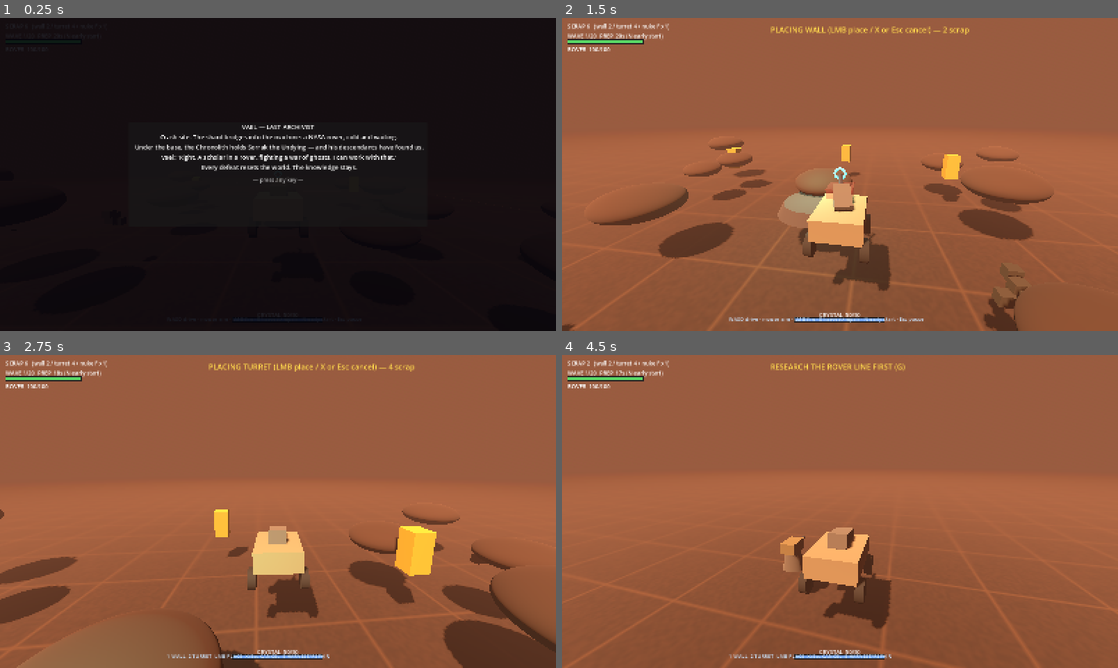
Above: before the commit, frames 1-4 (two rows, left to right).
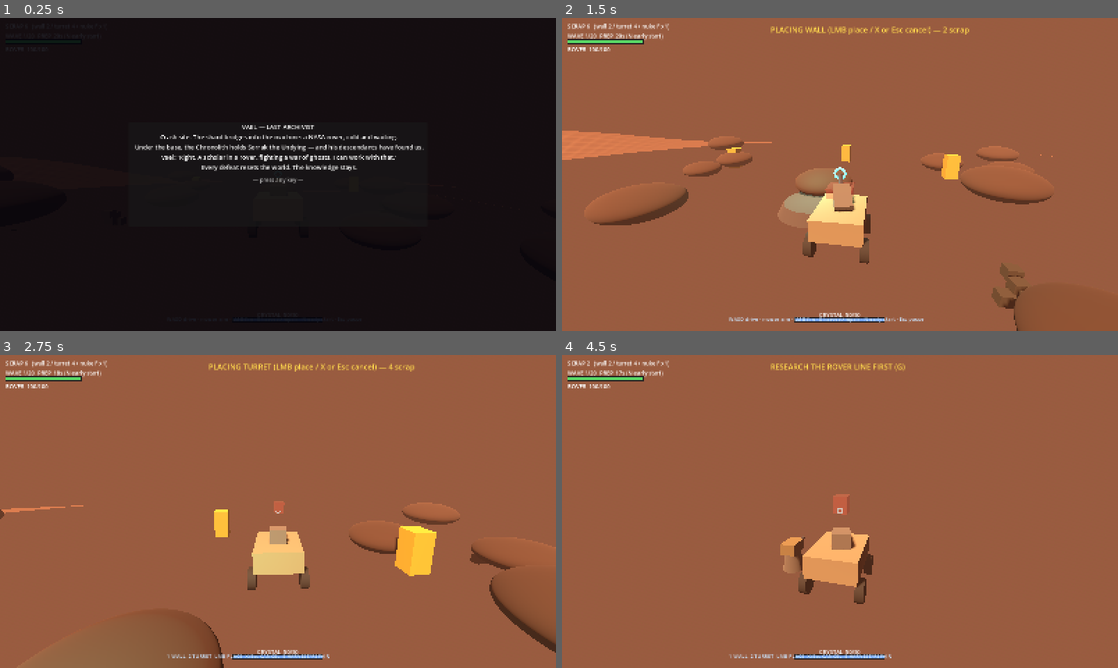
Above: after the commit, the same moments.

Repository: Sumane/chronolith-game
Game: Godot game, scene res://scenes/v1/entry.tscn
The game is run twice, just before and just after one commit, with the same random seed, the same clock (stepped at 60 frames per second) and the same inputs.
Inputs (mouse positions are in pixels of both pictures, inside the frame that each line leads up to):
- Up to frame 1 (0.25 s): no input
- Up to frame 2 (1.5 s): tap Enter at 0.5 s; move the mouse to (867, 174) at 0.52 s; hold Shift (ram) 0.53-1.28 s; hold W (move_up) from 0.53 s (still down); click (867, 174) at 0.67 s; move the mouse to (812, 174) at 1.27 s; tap 1 (build_1) at 1.35 s
- Up to frame 3 (2.75 s): keep holding W (move_up); tap Shift (ram) at 1.55, 2.3 s; move the mouse to (289, 505) at 2.02 s; hold 2 (build_2) from 2.03 s (still down)
- Up to frame 4 (4.5 s): keep holding W (move_up); move the mouse to (834, 517) at 2.77 s; release 2 (build_2) at 2.78 s; tap 3 (build_3) at 2.85 s; click (834, 517) at 2.92 s; tap Shift (ram) at 3.05 s; move the mouse to (878, 514) at 3.52 s; hold Shift (ram) 3.53-4.28 s; tap 4 (build_4) at 3.6 s; move the mouse to (795, 508) at 4.27 s; tap V (deploy_rover) at 4.35 s

The runs differ from the first frame. In frame 2, 5.9% of the frame differs, in the area x 0-100%, y 36-100%; in frame 3, 7.0%, in the area x 0-100%, y 44-100%; in frame 4, 2.4%.

Commit message:
fix(3d): one continuous ground — the plain was the wrong layer (fix 4)
The user's third report: the visible texture is on the bottom layer
(the 500 m plain at y=-1.8, seen under the main ground at certain
camera angles); the rover sits on the main surface above it. Fixes 3/3b
textured the plain — a dead second floor.

- The terrain mesh becomes the whole visible field: 120 m (121x121),
  arena relief unchanged for r<20, tapering to 0 over r=20..30
- same 640 px grid texture, UVs 0..3 -> 1 m grid continuous to the edge
- plain + its texture/material deleted; horizon = field + fog (96% @60 m)
- collision heightmap grows to 121x121 (no walking off the world)
- Godot 4.7 HeightMapShape3D convention (map centred on body origin,
  1 world unit/sample, no map_origin/map_size) verified empirically by
  tests/v1/heightmap_probe.gd: collision already matched the mesh
- terrain_probe re-pointed (wide field, no second floor, big heightmap)

Regression: v1 240/240 across 16 probes + 2D smoke 71/71

Diff:
--- /dev/null
+++ b/tests/v1/heightmap_probe.gd
@@ -0,0 +1,103 @@
+extends Node
+## HeightMapShape3D convention probe (headless, physics only).
+## The arena builds its collision from the same 41x41 `height_at` heights as
+## its visual mesh, but with the shape's default map_origin/map_size the
+## Godot shape spans a 1200x1200 m area (30 m per sample) — the collision
+## surface then does NOT match the visible mesh (the rover floats above or
+## below it as it drives). This probe drops test bodies at known points and
+## compares their resting height against height_at, for several
+## map_origin/map_size / data-normalisation configurations.
+
+const GRID := 41
+const SIZE := 40.0
+
+func height_at(x: float, z: float) -> float:
+	var h := 0.7 * sin(x * 0.22) * cos(z * 0.19) \
+		+ 0.45 * sin(x * 0.09 + 1.7) * sin(z * 0.11 + 0.4) \
+		+ 0.3 * cos((x + z) * 0.05)
+	h += maxf(0.0, -x - 8.0) * 0.22
+	var d := Vector2(x, z).length()
+	var pad := clampf((d - 6.0) / 6.0, 0.0, 1.0)
+	return h * pad * pad
+
+var heights := PackedFloat32Array()
+var min_h := 0.0
+var max_h := 0.0
+
+func _ready() -> void:
+	process_mode = Node.PROCESS_MODE_ALWAYS
+	_run()
+
+func _wait_frames(n: int) -> void:
+	var i := 0
+	while i < n:
+		i += 1
+		await get_tree().process_frame
+
+func _body_for(cfg: Dictionary, pts: Array, rb_list: Array) -> StaticBody3D:
+	var body := StaticBody3D.new()
+	var col := CollisionShape3D.new()
+	var shape := HeightMapShape3D.new()
+	shape.map_width = GRID
+	shape.map_depth = GRID
+	shape.map_data = heights
+	col.shape = shape
+	body.add_child(col)
+	# 4.7: no map_origin/map_size — the map is anchored at the body origin,
+	# one world unit per sample. The body offset is the origin.
+	if cfg.has("offset"):
+		body.position = cfg["offset"]
+	add_child(body)
+	# one probe body per point (siblings of the static body — ancestor
+	# collisions are not what we are testing)
+	for p in pts:
+		var rb := RigidBody3D.new()
+		var c := CollisionShape3D.new()
+		var s := SphereShape3D.new()
+		s.radius = 0.3
+		c.shape = s
+		rb.add_child(c)
+		rb.position = Vector3(float(p[0]), 4.0, float(p[1]))
+		rb.add_to_group("hm_rb")
+		add_child(rb)
+		rb_list.append(rb)
+	return body
+
+func _run() -> void:
+	heights.resize(GRID * GRID)
+	min_h = INF
+	max_h = -INF
+	for iz in GRID:
+		for ix in GRID:
+			var h := height_at(-SIZE / 2.0 + float(ix), -SIZE / 2.0 + float(iz))
+			heights[iz * GRID + ix] = h
+			min_h = minf(min_h, h)
+			max_h = maxf(max_h, h)
+	print("HM heights min=%.3f max=%.3f" % [min_h, max_h])
+
+	var pts: Array = [[0.0, 0.0], [-15.0, 0.0], [10.0, -10.0], [0.0, 12.0]]
+	var cfgs: Array = [
+		{"name": "default (body at 0,0,0)"},
+		{"name": "offset (-20,0,-20)", "offset": Vector3(-20.0, 0.0, -20.0)},
+		{"name": "offset (-20,0, 20)", "offset": Vector3(-20.0, 0.0, 20.0)},
+		{"name": "offset ( 20,0,-20)", "offset": Vector3(20.0, 0.0, -20.0)},
+	]
+	for cfg in cfgs:
+		var rb_list: Array = []
+		var body := await _body_for(cfg, pts, rb_list)
+		await _wait_frames(300)
+		var line := "HM_CFG %s ::" % cfg["name"]
+		for i in pts.size():
+			var p: Array = pts[i]
+			var rb: RigidBody3D = rb_list[i]
+			var rest_y: float = rb.position.y - 0.3
+			var truth := height_at(float(p[0]), float(p[1]))
+			line += " (%+.0f,%+.0f) y=%.2f v=%.2f truth=%.2f d=%+.2f" % [
+				p[0], p[1], rest_y, rb.get_linear_velocity().length(), truth, rest_y - truth]
+		print(line)
+		body.queue_free()
+		for rb in get_tree().get_nodes_in_group("hm_rb"):
+			rb.queue_free()
+		await _wait_frames(5)
+	print("== heightmap probe: done ==")
+	get_tree().quit(0)
--- /dev/null
+++ b/tests/v1/heightmap_probe.tscn
@@ -0,0 +1,6 @@
+[gd_scene load_steps=2 format=3]
+
+[ext_resource type="Script" path="res://tests/v1/heightmap_probe.gd" id="1"]
+
+[node name="HeightmapProbe" type="Node"]
+script = ExtResource("1")
--- a/tests/v1/terrain_probe.gd
+++ b/tests/v1/terrain_probe.gd
@@ -38,39 +38,37 @@
 	await _wait(30)
 	var arena: Node = e1.get_node("Arena")
 
-	# the terrain mesh (41 x 41 vertices) carries a 64 px tiled grid texture
+	# the terrain mesh (121 x 121 vertices, fix 4) carries the 640 px grid
+	# texture and IS the whole ground surface
 	var tmi: MeshInstance3D = null
+	var plane_count := 0
 	for c in arena.get_children():
-		# the terrain is the only arena child with an ArrayMesh (rocks use
-		# SphereMesh, the plain a PlaneMesh)
 		if c is MeshInstance3D and (c as MeshInstance3D).mesh is ArrayMesh:
 			tmi = c
+		if c is MeshInstance3D and (c as MeshInstance3D).mesh is PlaneMesh:
+			plane_count += 1
 	var has_grid := false
-	if tmi != null and tmi.material_override is StandardMaterial3D:
+	var field_wide := false
+	if tmi != null:
 		var tex: Texture2D = (tmi.material_override as StandardMaterial3D).albedo_texture
 		has_grid = tex is ImageTexture and (tex as ImageTexture).get_image().get_size() == Vector2i(640, 640)
+		field_wide = (tmi.mesh as ArrayMesh).get_aabb().size.x >= 100.0
 	check("terrain carries a 640 px grid texture (16 px per metre tile)", has_grid)
+	check("the ground is one wide field (>= 100 m), not a 40 m slab", field_wide)
+	check("no second floor: no PlaneMesh plain under the terrain", plane_count == 0)
 
-	# a wide, TEXTURED plain under the heightmap extends the horizon
-	# (playtest fix 3: an untextured plain read as a sky mirror)
-	var plain_ok := false
-	var plain_tex_ok := false
-	var plain_y_ok := false
+	# the collision heightmap covers the whole field (4.7: map centred on
+	# the body origin, one world unit per sample)
+	var col_ok := false
 	for c in arena.get_children():
-		if c is MeshInstance3D and (c as MeshInstance3D).mesh is PlaneMesh \
-			and ((c as MeshInstance3D).mesh as PlaneMesh).size.x >= 200.0:
-			plain_ok = true
-			plain_y_ok = (c as MeshInstance3D).position.y >= -2.0
-			var pm := (c as MeshInstance3D).material_override
-			if pm is StandardMaterial3D:
-				var ptex := (pm as StandardMaterial3D).albedo_texture
-				plain_tex_ok = ptex is ImageTexture \
-					and (ptex as ImageTexture).get_image().get_size() == Vector2i(256, 256)
-	check("500 m plain extends the horizon past the arena edge", plain_ok)
-	check("plain carries a 256 px ground texture (reads as ground, not sky)", plain_tex_ok)
-	check("plain sits near the terrain's low edge (no see-through gap)", plain_y_ok)
+		if c is StaticBody3D:
+			for cc in (c as StaticBody3D).get_children():
+				if cc is CollisionShape3D and (cc as CollisionShape3D).shape is HeightMapShape3D:
+					var hm: HeightMapShape3D = (cc as CollisionShape3D).shape
+					col_ok = hm.map_data.size() >= 121 * 121
+	check("collision heightmap covers the 120 m field (>= 121x121 samples)", col_ok)
 
-	# fog dense enough to fade the 40 m edge into the plain
+	# fog dense enough to fade the field edge into the horizon
 	var we: WorldEnvironment = null
 	for c in arena.get_children():
 		if c is WorldEnvironment:
--- a/world/arena.gd
+++ b/world/arena.gd
@@ -1,11 +1,16 @@
 extends Node3D
-## M1 arena: hand-built 40 m x 40 m Mars test range.
+## M1 arena: hand-built Mars test range.
 ## Real geometry: heightmap terrain (HeightMapShape3D collision + matching
 ## mesh), shot-blocking rocks, fixed Chronolith crystal, target dummies.
 ## All blockout visuals (docs/asset-conventions.md).
-
-const GRID := 41
-const SIZE := 40.0
+## Playtest fix 4: the whole visible field is ONE continuous ground surface
+## (120 m, textured at 1 m grid scale). The arena relief lives in the centre
+## 40 m and tapers back to 0 between r = 20 and r = 30. The old separate
+## 500 m "plain" under the heightmap is gone — it read as a second, lower
+## floor (a textured layer under the main ground).
+
+const GRID := 121
+const SIZE := 120.0
 
 # M6: recognisable map. Four cover clusters (two rocks each) flank the
 # eight edge approaches; single pinch rocks force lanes; the blocker rock
@@ -43,7 +48,11 @@
 	h += maxf(0.0, -x - 8.0) * 0.22  # west slope ridge
 	var d := Vector2(x, z).length()
 	var pad := clampf((d - 6.0) / 6.0, 0.0, 1.0)  # flat buildable pad at centre
-	return h * pad * pad
+	# fix 4: identical inside the arena (r < 20), then the relief fades to a
+	# flat field between r = 20 and r = 30 so the extended ground is one
+	# continuous surface (fog swamps anything past ~45 m anyway)
+	var taper := 1.0 - smoothstep(20.0, 30.0, d)
+	return h * pad * pad * taper
 
 func _ready() -> void:
 	_build_environment()
@@ -89,42 +98,11 @@
 	m.roughness = 1.0
 	return m
 
-## The plain beyond the arena: a 256 px tile covering 32 m (8 px per
-## metre) with a coarser 4 m grid — clearly ground, dimmer than the arena,
-## repeated across the 500 m field so the horizon never reads as sky.
-func _plain_texture() -> ImageTexture:
-	const RES := 256
-	const PER_M := 8
-	const CELL := 32  # 4 m grid cells
-	var img := Image.create(RES, RES, false, Image.FORMAT_RGB8)
-	var base := Color(0.22, 0.13, 0.09)
-	var line := Color(0.36, 0.22, 0.14)
-	for y in RES:
-		for x in RES:
-			var r := fmod(sin(float(x) * 12.9898 + float(y) * 78.233) * 43758.5453, 1.0)
-			r = absf(r)
-			var v := 1.0 + (r - 0.5) * 0.24
-			var c := Color(base.r * v, base.g * v, base.b * v)
-			if x % CELL == 0 or y % CELL == 0:
-				c = line
-			img.set_pixel(x, y, c)
-	img.generate_mipmaps()
-	return ImageTexture.create_from_image(img)
-
-func _plain_material() -> StandardMaterial3D:
-	var m := StandardMaterial3D.new()
-	m.albedo_texture = _plain_texture()
-	m.texture_filter = BaseMaterial3D.TEXTURE_FILTER_LINEAR_WITH_MIPMAPS
-	# Godot 4 tiling: uv1_scale (u_tile/v_tile are Godot 3.x names — they warn
-	# and are silently ignored)
-	m.uv1_scale = Vector3(500.0 / 32.0, 500.0 / 32.0, 1.0)
-	m.roughness = 1.0
-	return m
-
-## The whole 40 m arena in one 640 px image (16 px per metre tile): base
-## Mars tone with deterministic speckle noise plus a bright line at every
-## tile edge, so the surface reads as 1 m square placeholder tiles and
-## distances are measurable.
+## The ground grid: one 640 px image (16 px per metre) with base Mars tone,
+## deterministic speckle noise and a bright line at every tile edge — the
+## surface reads as 1 m square placeholder tiles and distances are
+## measurable. The 120 m field reuses the same image tiled (UVs span 0..3),
+## so the 1 m grid is continuous from the arena to the field edge.
 func _grid_texture() -> ImageTexture:
 	const RES := 640
 	const PER_M := 16
@@ -160,18 +138,9 @@
 	env.fog_density = 0.03
 	world.environment = env
 	add_child(world)
-	# wide plain under the heightmap: looking over the arena edge meets a
-	# fog-shrouded Mars plain, not the void. Playtest fix 3: the plain is
-	# TEXTURED (untextured it read as a sky mirror — the inverted ground)
-	# and sits near the terrain's low edge so the arena reads as raised
-	# ground, not a floating slab over a see-through gap.
-	var gp := MeshInstance3D.new()
-	var plane := PlaneMesh.new()
-	plane.size = Vector2(500.0, 500.0)
-	gp.mesh = plane
-	gp.material_override = _plain_material()
-	gp.position.y = -1.8
-	add_child(gp)
+	# fix 4: no separate plain. The horizon IS the terrain field itself
+	# (120 m of 1 m grid texture fading into fog) — one ground surface,
+	# nothing under the main ground.
 	var sun := DirectionalLight3D.new()
 	sun.rotation_degrees = Vector3(-55.0, -30.0, 0.0)
 	sun.light_energy = 1.3
@@ -201,9 +170,10 @@
 			var hx := height_at(x + 0.5, z) - height_at(x - 0.5, z)
 			var hz := height_at(x, z + 0.5) - height_at(x, z - 0.5)
 			nrm.append(Vector3(-hx, 1.0, -hz).normalized())
-			# 0..1 across the arena: one 640 px texture covers it 1:1,
-			# so tiling needs no texture repeat mode
-			uvs.append(Vector2(ix / float(n - 1), iz / float(n - 1)))
+			# the 640 px image covers 40 m (16 px per metre); the 120 m field
+			# tiles it 3x (UVs span 0..3), so the 1 m grid stays continuous
+			# from the arena centre to the field edge
+			uvs.append(Vector2(ix / 40.0, iz / 40.0))
 	for iz in n - 1:
 		for ix in n - 1:
 			var a := iz * n + ix
@@ -220,6 +190,10 @@
 	mi.mesh = mesh
 	mi.material_override = _terrain_material()
 	add_child(mi)
+	# Godot 4.7 HeightMapShape3D: no map_origin/map_size (removed) — the map
+	# is centred on the body origin, one world unit per sample, heights
+	# absolute (verified empirically: tests/v1/heightmap_probe.gd). Body at
+	# the arena origin => collision matches the visual mesh exactly.
 	var body := StaticBody3D.new()
 	var col := CollisionShape3D.new()
 	var shape := HeightMapShape3D.new()
Not shown, changed: docs/progress.md
